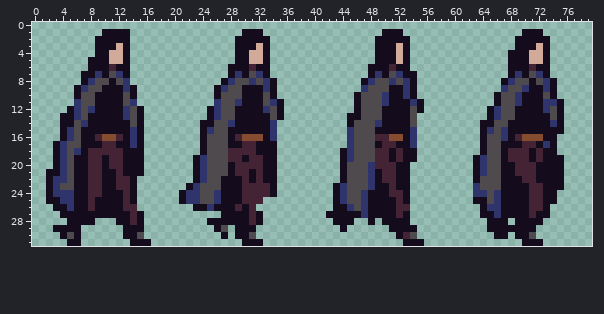
Edited in one commit: sprite sheet (gfx/player/playerWalk.png). Above: the version before the commit.
The file is 80x32 pixels.
The same view after the edit:
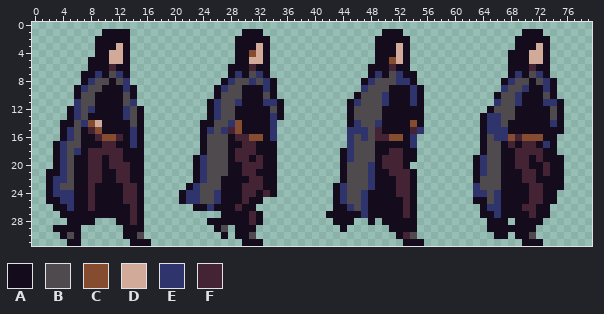
Palette (. is transparent): A #140c1c  B #4e4a4e  C #854c30  D #d2aa99  E #30346d  F #442434
The exact change:
@@ x 0..79 @@
  3 .........AAADA...............AAADA...............AAADA...............AAADA......
- 4 .........AADDA...............AADDA...............AAADA..............AAADDA......
- 5 ........AAADDA...............AADDA...............AAADA..............AAADDA......
+ 4 .........AADDA...............AACDA...............AAADA..............AAADDA......
+ 5 ........AAADDA...............AADDA...............AACDA..............AAADDA......
  6 ........AAAFAA..............AAAFAA..............AAAFAA..............AAAFAA......
  7 .......AAEABEA..............AEABEA..............AEABEAA.............AEABEA......
- 8 .......AEBBABE.............AEBBEBEA............AEBBEBEA............AEBBABEA.....
- 9 ......AEBBAAAEA...........AEBBAAAEA............EBBBAAEA............EBBEAAEA.....
-10 ......ABBAAAABA...........ABBBAAABA...........ABBBEAAEA...........ABBEAAABA.....
-11 ......EBBAAAABE...........EBBEAAABEA..........ABBBEAAAEA..........ABBEAAAEEA....
-12 .....AEBEAAAAEBA.........AEBBAAAAEBA..........ABBBAAAABA.........AEBBAAAAEBA....
-13 ....AAEBAAAAAEBA.........AEBBAAAAABA.........AABBBAAAAB..........AEBBAAAAABA....
-14 ....AABEAAAAAABA........AABBEAAAAAE..........ABBBEAAAAB.........AABBAAAAAAEA....
-15 ....AEBAAAAAAAEA........AEBBAAAAAAE..........EBBBAAAAAE.........AEBEAAAAAAAA....
-16 ....AEBAAFCCFAEA........ABBBAFCCCAE..........EBBBFFCCAE.........ABBEAFCCCAA.....
-17 ...AEBBAAAFFAAEA........ABBBAAFFAAA..........EBBBAFFAAE.........ABBAAAFFAEA.....
-18 ...AEBEAFFFFFAAA........ABBBFFFFAAA.........AEBBBFFAFAA.........ABBAFFFAFAA.....
-19 ...AEBAAFFAFFAAA.......AEBBBFFAFFAA.........AEBBBFFAFAA........AEBBAFFFAFAAA....
-20 ...AEBAAFFAFFAAA.......AEBBBAFFFFAA.........ABBBEFFFAA.........AEBBAAFFFAAAA....
-21 ..AAEBAAFFAAFAAA.......AEBBBAFFAFAA.........ABBBEAFFAA.........AEBBAAFFFAAAA....
-22 ..AEEBAAFFAAFFA........AEBBAAAFAFAA.........ABBBEAFFAA.........ABBBAAAFFAAAA....
-23 ..AEBBAAFFAAFFA.......AEBBBAAAFFFFA........AEBBBEAAFAA.........EBBBAAAAFFAAA....
-24 ..AEEEAAFFAAAFA......AEEBBEAAAFFFFA........AEBBEAAAFFA.........EEBEAAAAFFAA.....
-25 ..AAEEAAFAAAAFA......AEEBBEAAAFFF..........AEBBEAAAAFA.........AABEAAAAFFAA.....
-26 ...AAEAAFAAAAFF........AAEAAAFAF...........AAEBEAAAAFF..........AEEAAAAFFA......
-27 ....AAAAAAAAAAFA...........AAAAFA.........AAAAAEAAAAFA..........AAEAAAAFAA......
-28 .....AAAA...AAFA.........AAAAAAFA..........AAA..A.AAAA...........AAA.AAAA.......
+ 8 .......AEBBABE.............AEBBEBEA............AEBBBEEA............AEBBABEA.....
+ 9 ......AEBBAAAEA...........AEBBAAAEA............EBBBAAAEA...........EBBEAAEA.....
+10 ......ABBAAAABA...........ABBBAAABA...........ABBBEAAAEA..........ABBEAAABA.....
+11 ......EBBAAAABE..........AEBBEAAAEEA.........AEBBBEAAAEA..........EBBEAAAEEA....
+12 .....AEBEAAAAEBA.........AEBBAAAAABA.........ABBBBAAAAAA.........ABBBAAAAABA....
+13 .....AEBAAAAAEBA.........AEBBAAAAAEA.........ABBBBAAAAAA........AEEBBAAAAABA....
+14 ....AABECDAAAABA........AABBECAAAAE..........AEBBEAAAACA........AEEBAAAAAAEA....
+15 ....AEBAFCAAAAEA........AEBEFCAAAAE..........EEEBFAAAAFE........AEEEAAAAAAAA....
+16 ....AEBAAFCCFAEA........ABBBAFFCCAE..........EBEBFFCCAE.........ABEECFCCCAA.....
+17 ...AEBBAAAFFAAEA........ABBBAAFFAAA..........EBBBAAAAAE.........ABBAFAFFAEA.....
+18 ...AEBEAFFFFFAAA........ABBBAFFFAAA.........AEBBBAAFFAA.........ABBAAFFFFAA.....
+19 ...AEBAAFFAFFAAA.......AEBBBAFFAFAA.........AEBBBAFFFAA........AEBBAAFFAFAAA....
+20 ...AEBAAFFAFFFAA.......AEBBBAAFFFAA.........ABBBEAFFFA.........AEBBAAFFAAFAA....
+21 ..AAEBAAFFAAFFAA.......AEBBBAAFFAAA.........ABBBEAAFFFA........AEBBAAAFFAFAA....
+22 ..AEEBAAFFAAFFAA.......AEBBAAAAFFAA.........ABBBEAAAFFA........ABBBAAAFFAAAA....
+23 ..AEBBAAFAAAAFFA......AEBBBAAAFFFAA........AEBBBEAAAFFA........EBBBAAAAFFAAA....
+24 ..AEEEAAFAAAAFFA.....AEEBBEAAAFFAFA........AEBBEAAAAFFA........EEBEAAAAFFAA.....
+25 ..AAEEAAFAAAAFFA.....AEEBBEAAAFAA..........AEBBEAAAAAFA........AABEAAAAFFAA.....
+26 ...AAEAAFAAAAAFA.......AAEAAAFAA...........AAEBEAAAAAFA.........AEEAAAFFAA......
+27 ....AAAAAAAAAAFA...........AAAAFA.........AAAAAEAAAAAFA.........AAEAAAAFAA......
+28 .....AAAA...AAFA.........AAAAAAFA..........AAA..A.AAAAA..........AAA.AAAA.......
 29 ...AAAA......AAA..........AB.AAA............A......AAAA..........AAAAAAA........
